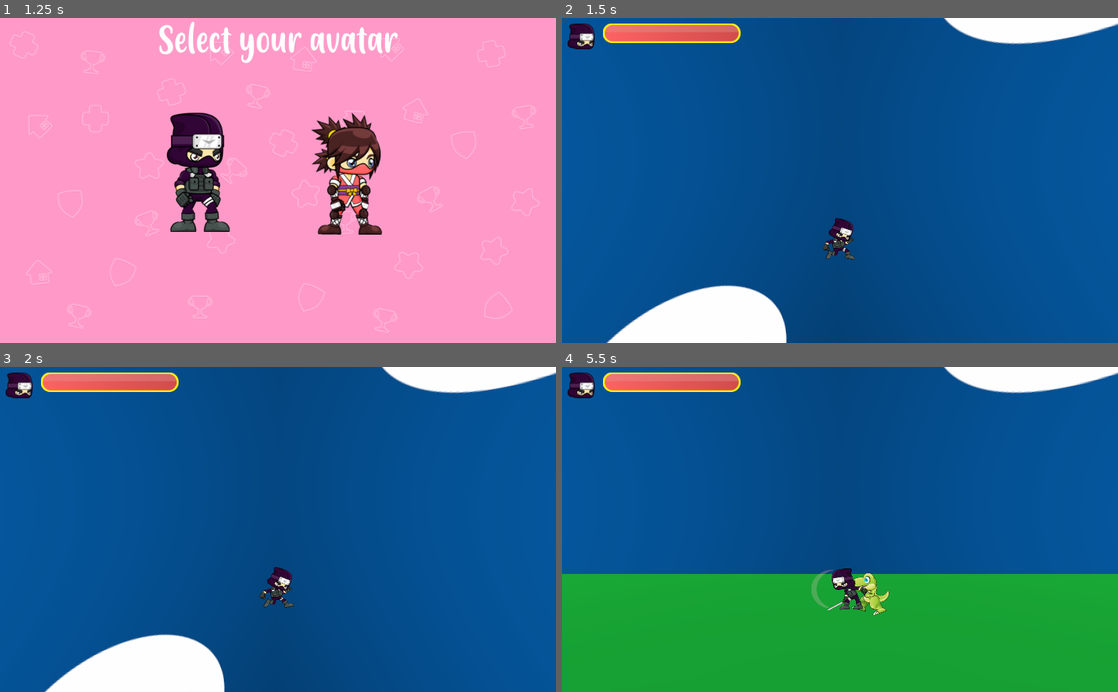
Above: before the commit, frames 1-4 (two rows, left to right).
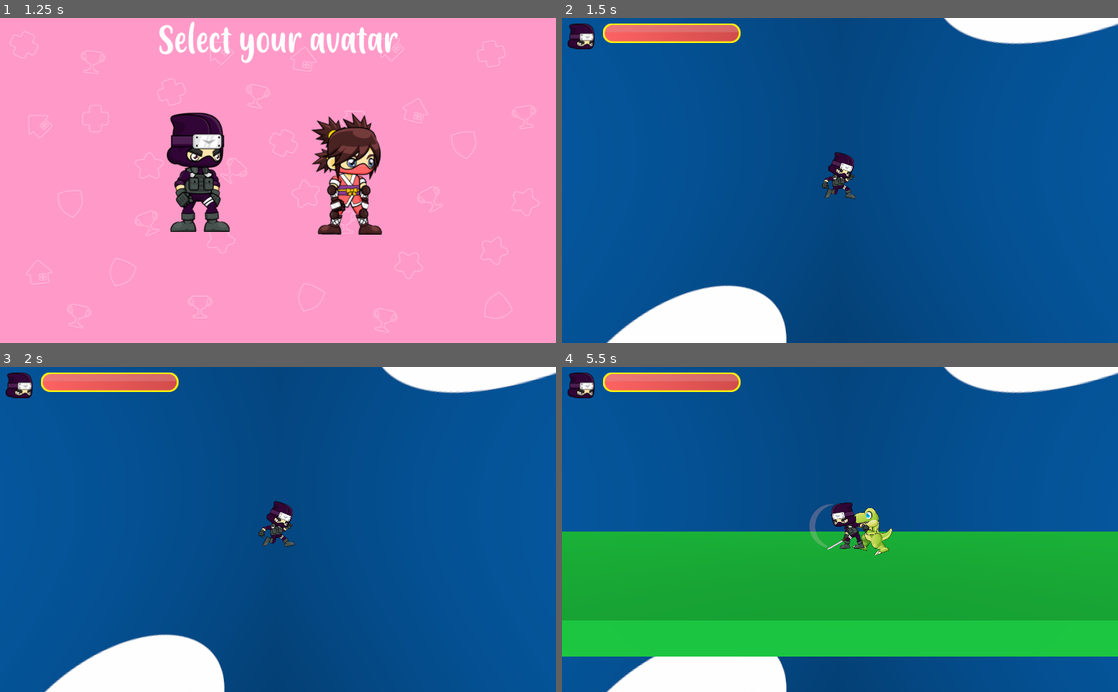
Above: after the commit, the same moments.

Repository: Javasamurai/Flatadventures
Game: Godot game, scene res://Scenes/MainMenu.tscn
Two runs of this game, one before a commit and one after it. Both use one fixed random seed, a clock stepped at 60 frames per second and the inputs below.
Inputs (mouse positions are in pixels of both pictures, inside the frame that each line leads up to):
- Up to frame 1 (1.25 s): click "Play" at 0.5 s
- Up to frame 2 (1.5 s): click (762, 180) at 1.25 s
- Up to frame 3 (2 s): no input
- Up to frame 4 (5.5 s): tap Enter at 2 s; move the mouse to (962, 513) at 2.02 s; hold D (move_right) 2.03-2.78 s; tap X (attack) at 2.1, 3.6, 5.1 s; tap Up (jump) at 2.27, 3.02, 4.52, 5.27 s; move the mouse to (728, 545) at 2.77 s; hold A (move_left) 2.78-3.53 s; tap C (throw) at 2.85, 4.35 s; move the mouse to (895, 458) at 3.52 s; hold D (move_right) 3.53-5.03 s; move the mouse to (812, 594) at 4.27 s; move the mouse to (1006, 578) at 5.02 s; hold A (move_left) from 5.03 s (still down)

Frame 1 is identical in both runs. In frame 2, 0.9% of the frame differs, in the area x 46-53%, y 41-75%; in frame 3, 0.9%; in frame 4, 37%, in the area x 0-100%, y 41-100%.

Commit message:
Camera fixes

Diff:
--- a/Scripts/GameScene.gd
+++ b/Scripts/GameScene.gd
@@ -2,4 +2,4 @@
 
 func _process(delta):
 	$Camera.translation.x = $player_body.translation.x
-	$Camera.translation.y = $player_body.translation.y + 5
+	$Camera.translation.y = $player_body.translation.y + 2
